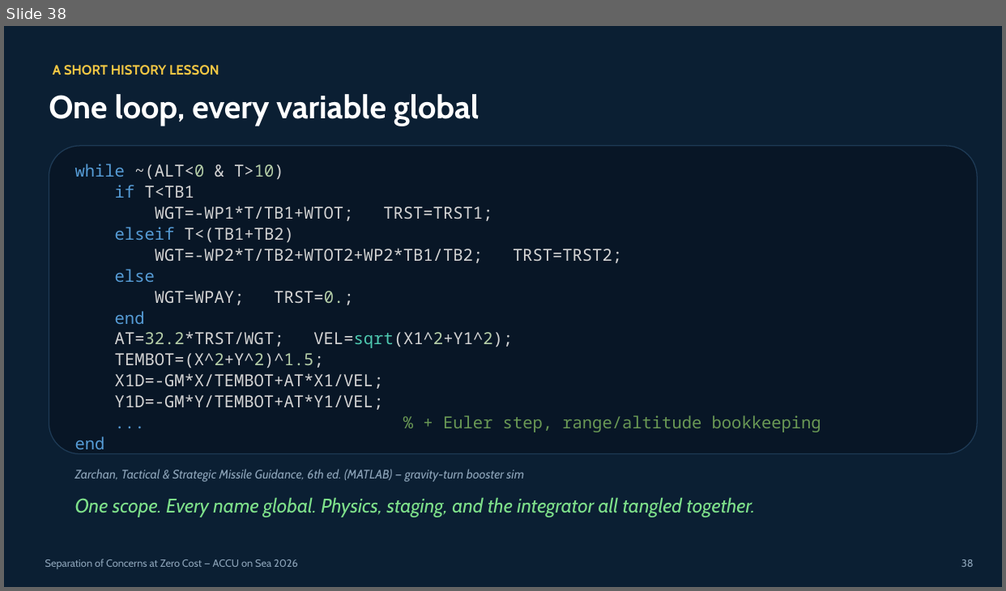
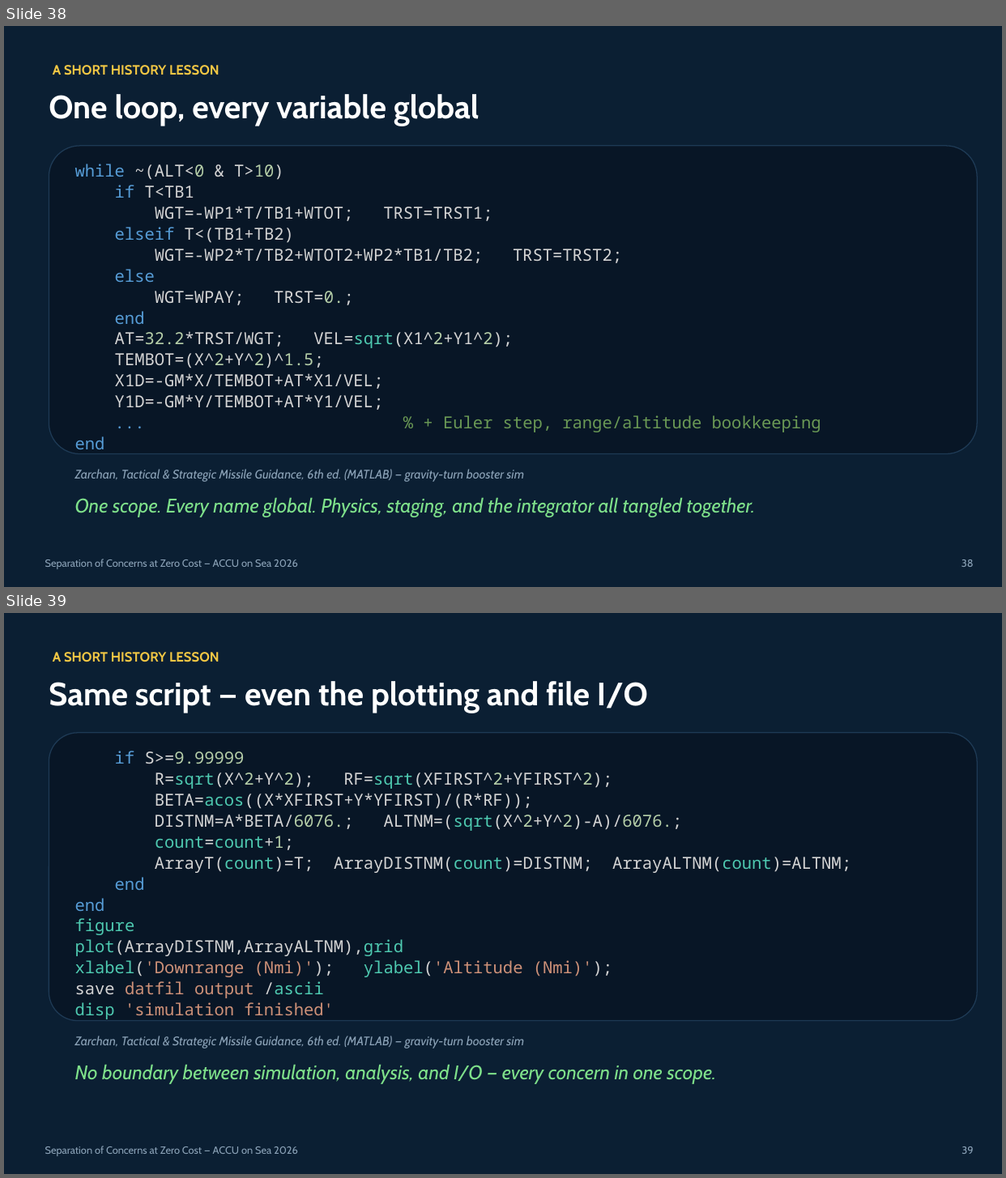
Before and after one commit to jedrzejmichalczyk/accu-on-sea-2026-modular-physics, a slide deck: slides/ACCU-Separation-of-Concerns-at-Zero-Cost.pptx. Shown one above the other, each under a label of ours: slide 38 before the commit, slides 38 and 39 after it. The pictures are 1006x591 and 1006x1178 pixels, drawn with LibreOffice and Linux fonts; fonts in the diff are those of the drawing. Boxes give left, top, right and bottom in pixels: in the first picture for what was removed or moved away, otherwise in the second. Text is boxed around its words. In the diff, an @@ line names an element or a change of style, - is before the commit and + after.

```diff
--- a/slides/ACCU-Separation-of-Concerns-at-Zero-Cost.pptx
+++ b/slides/ACCU-Separation-of-Concerns-at-Zero-Cost.pptx
@@ slide 39 added at [4, 613, 1002, 1174], background #0B1F33 @@
@@ text added at [53, 652, 219, 662], 13 pt, text #F2C744, bold @@
+A SHORT HISTORY LESSON
@@ text added at [49, 681, 648, 713], 31 pt, text #FFFFFF, bold @@
+Same script — even the plotting and file I/O
@@ rounded rectangle added at [49, 733, 978, 1021], fill #081626, outline #1E3A55 1 pt @@
@@ text added at [75, 751, 851, 1021], 16 pt, text #D4D4D4 @@
+if S>=9.99999
+R=sqrt(X^2+Y^2); RF=sqrt(XFIRST^2+YFIRST^2);
+BETA=acos((X*XFIRST+Y*YFIRST)/(R*RF));
+DISTNM=A*BETA/6076.; ALTNM=(sqrt(X^2+Y^2)-A)/6076.;
+count=count+1;
+ArrayT(count)=T; ArrayDISTNM(count)=DISTNM; ArrayALTNM(count)=ALTNM;
+end
+end
+figure
+plot(ArrayDISTNM,ArrayALTNM),grid
+xlabel('Downrange (Nmi)'); ylabel('Altitude (Nmi)');
+save datfil output /ascii
+disp 'simulation finished'
@@ text added at [75, 1036, 524, 1049], 12 pt, text #8CA3B8, italic @@
+Zarchan, Tactical & Strategic Missile Guidance, 6th ed. (MATLAB) — gravity-turn booster sim
@@ text added at [75, 1064, 716, 1084], 19 pt, text #7EE08A, italic @@
+No boundary between simulation, analysis, and I/O — every concern in one scope.
@@ text added at [45, 1146, 298, 1157], 10 pt, text #8CA3B8 @@
+Separation of Concerns at Zero Cost — ACCU on Sea 2026
@@ text added at [961, 1147, 973, 1154], 10 pt, text #8CA3B8 @@
+39
```
Also in this commit, not shown: 3 slides changed, 1 other file.
